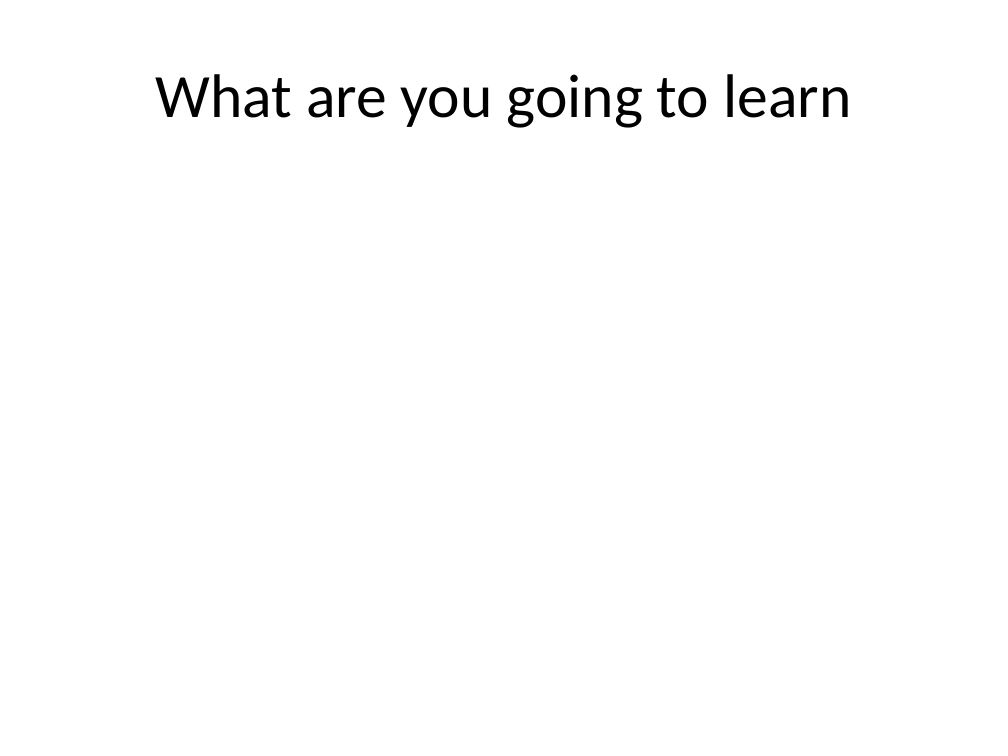
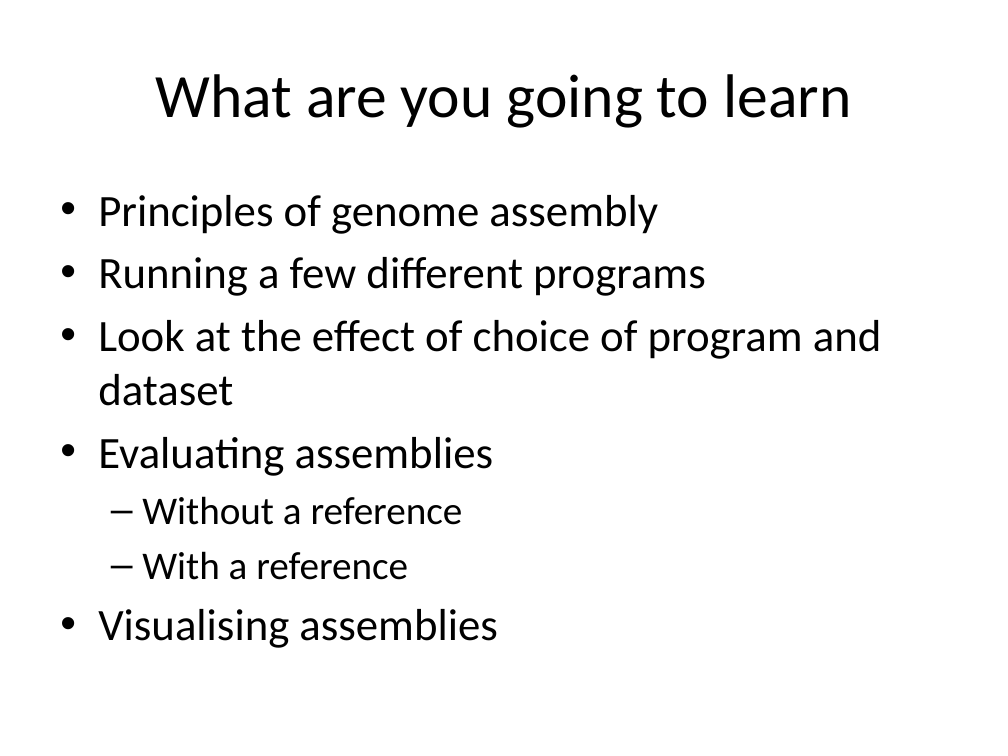
Before and after one commit to lexnederbragt/INF-BIOx121, a slide deck: slide 2 of Assembly/presentations/01_intro_to_assembly_module.pptx. Drawn at 1008x756 pixels with LibreOffice and Linux fonts; fonts in the diff are those of the drawing. Boxes give left, top, right and bottom in pixels: in the first picture for what was removed or moved away, otherwise in the second. Text is boxed around its words. In the diff, an @@ line names an element or a change of style, - is before the commit and + after.

```diff
--- a/Assembly/presentations/01_intro_to_assembly_module.pptx
+++ b/Assembly/presentations/01_intro_to_assembly_module.pptx
@@ text added at (98, 195, 882, 648), 32 pt, text #000000 @@
+• Principles of genome assembly
+• Running a few different programs
+• Look at the effect of choice of program and dataset
+• Evaluating assemblies
+  – Without a reference
+  – With a reference
+• Visualising assemblies
```
Also in this commit, not shown: 1 other slide changed, 2 slides added, 2 other files.
